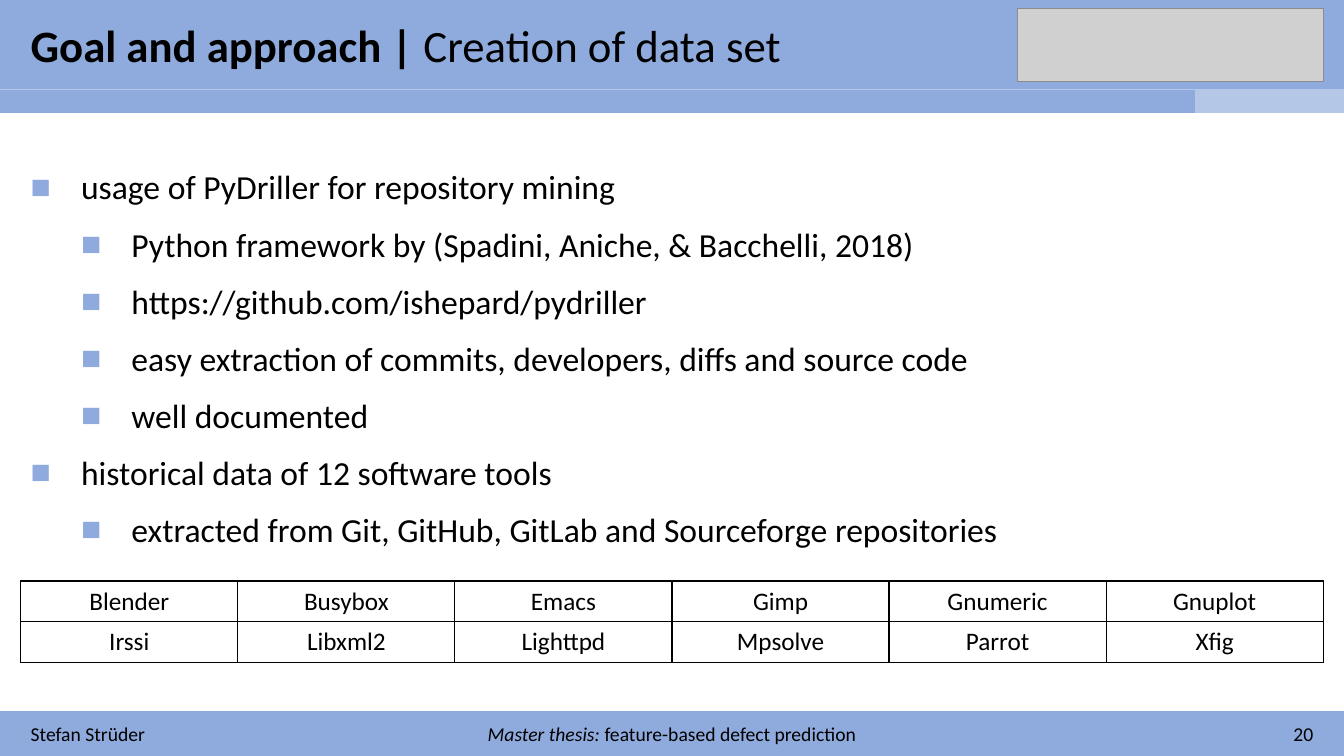
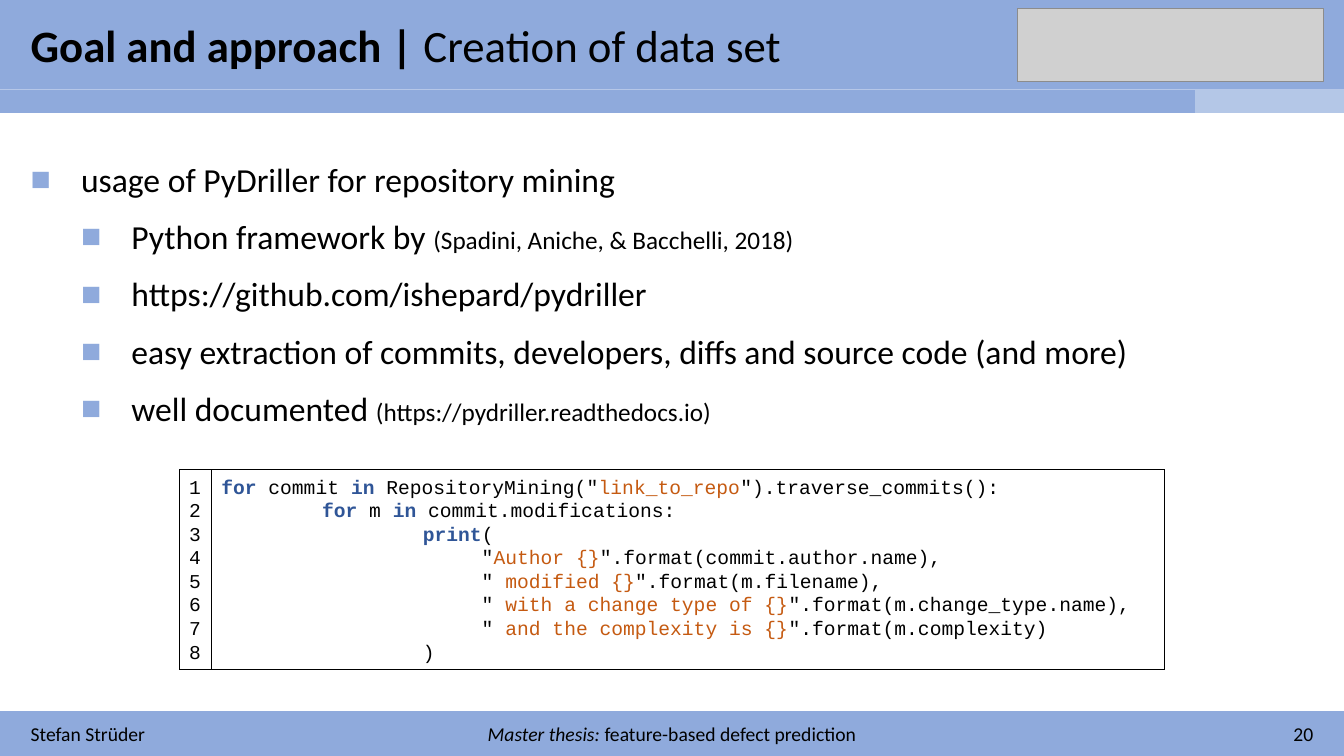
Before and after one commit to stefanstrueder/MA_Strueder, a slide deck: slide 26 of Einführungspräsentation/Introduction.pptx. Drawn at 1344x756 pixels with LibreOffice and Linux fonts; fonts in the diff are those of the drawing; grey boxes stand for pictures. Boxes give left, top, right and bottom in pixels: in the first picture for what was removed or moved away, otherwise in the second. Text is boxed around its words. In the diff, an @@ line names an element or a change of style, - is before the commit and + after.

```diff
--- a/Einführungspräsentation/Introduction.pptx
+++ b/Einführungspräsentation/Introduction.pptx
@@ text "usage of PyDriller for repository ...": place and size @@
-text "usage of PyDriller for repository ..." at (81,175,997,548)
+text "usage of PyDriller for repository ..." at (81,168,1127,425)
@@ text at (131,225,794,255): size 24 to 18 pt in "(Spadini, Aniche, & Bacchelli, 2018)" @@
@@ text at (131,339,1127,425): text changed @@
-  ■ easy extraction of commits, developers, diffs and source code
-  ■ well documented
-■ historical data of 12 software tools
-  ■ extracted from Git, GitHub, GitLab and Sourceforge repositories
+  ■ easy extraction of commits, developers, diffs and source code (and more)
+  ■ well documented (https://pydriller.readthedocs.io)
@@ rectangle added at (179,470,212,670), outline #000000 0.75 pt, 14 pt, text #000000 @@
+1
+2
+3
+4
+5
+6
+7
+8
@@ rectangle added at (212,470,1166,670), outline #000000 0.75 pt, 14 pt, text #000000 @@
+for commit in RepositoryMining("link_to_repo").traverse_commits():
+for m in commit.modifications:
+print(
+"Author {}".format(commit.author.name),
+" modified {}".format(m.filename),
+" with a change type of {}".format(m.change_type.name),
+" and the complexity is {}".format(m.complexity)
+)
@@ table removed at (21,581,1322,662), 2 rows, 6 columns @@
-Blender | Busybox | Emacs | Gimp | Gnumeric | Gnuplot
-Irssi | Libxml2 | Lighttpd | Mpsolve | Parrot | Xfig
```
Also in this commit, not shown: 7 other slides changed, 3 slides added, 1 other file.
